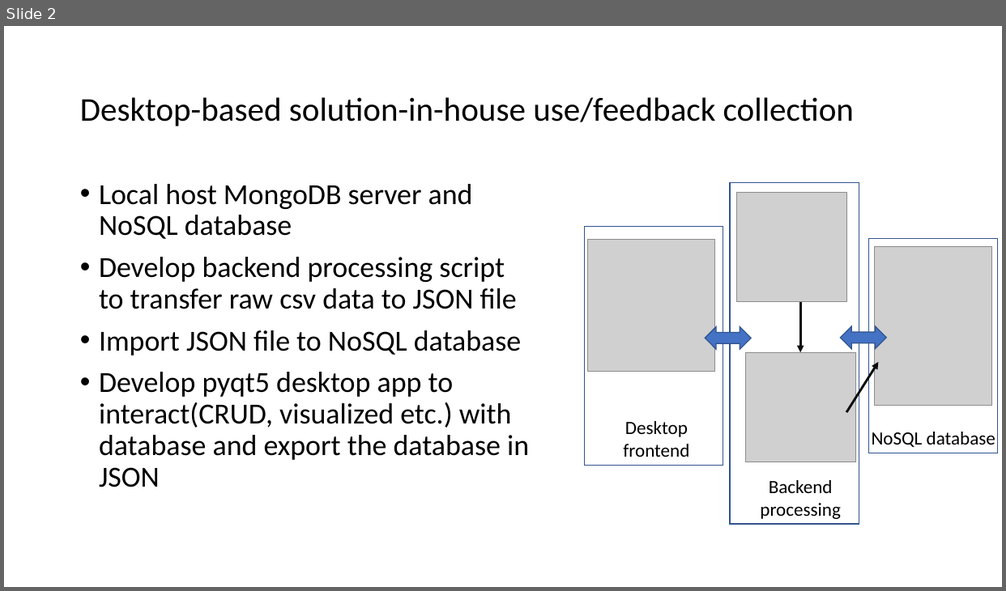
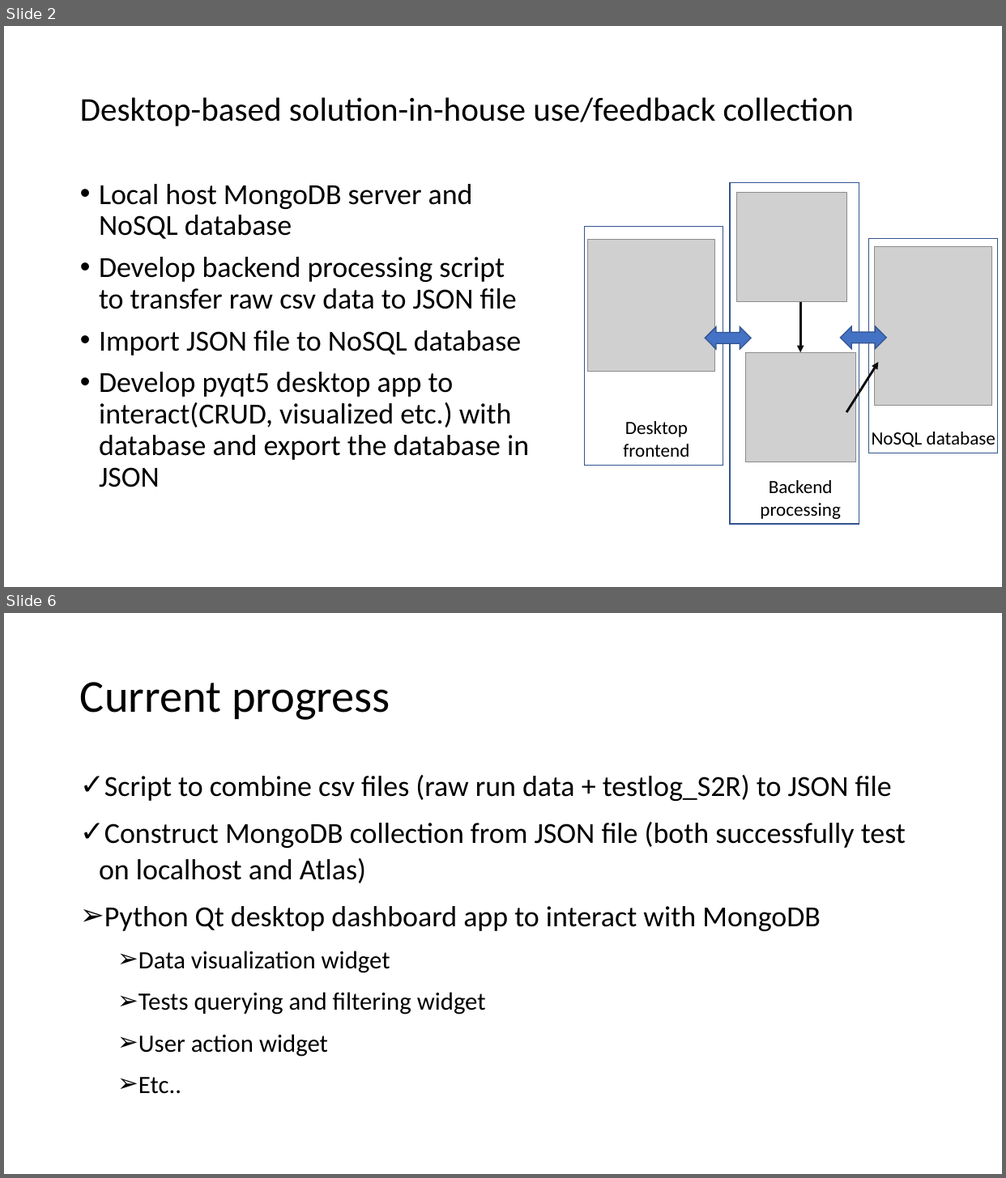
Before and after one commit to acefgin/thy-dataDashboard, a slide deck: Migrate to database step-by-step.pptx. Shown one above the other, each under a label of ours: slide 2 before the commit, slides 2 and 6 after it; the slides between them are not shown. The pictures are 1006x591 and 1006x1178 pixels, drawn with LibreOffice and Linux fonts; fonts in the diff are those of the drawing; grey boxes stand for pictures. Boxes give left, top, right and bottom in pixels: in the first picture for what was removed or moved away, otherwise in the second. Text is boxed around its words. In the diff, an @@ line names an element or a change of style, - is before the commit and + after.

```diff
--- a/Migrate to database step-by-step.pptx
+++ b/Migrate to database step-by-step.pptx
@@ slide 6 added at [4, 613, 1002, 1174], background #FFFFFF @@
@@ title added at [80, 682, 390, 720], 44 pt, text #000000 @@
+Current progress
@@ text added at [99, 775, 906, 1094], 28 pt, text #000000 @@
+✓ Script to combine csv files (raw run data + testlog_S2R) to JSON file
+✓ Construct MongoDB collection from JSON file (both successfully test on localhost and Atlas)
+➢ Python Qt desktop dashboard app to interact with MongoDB
+  ➢ Data visualization widget
+  ➢ Tests querying and filtering widget
+  ➢ User action widget
+  ➢ Etc..
```
Also in this commit, not shown: 4 slides changed, 1 other slide added, 14 other files.
